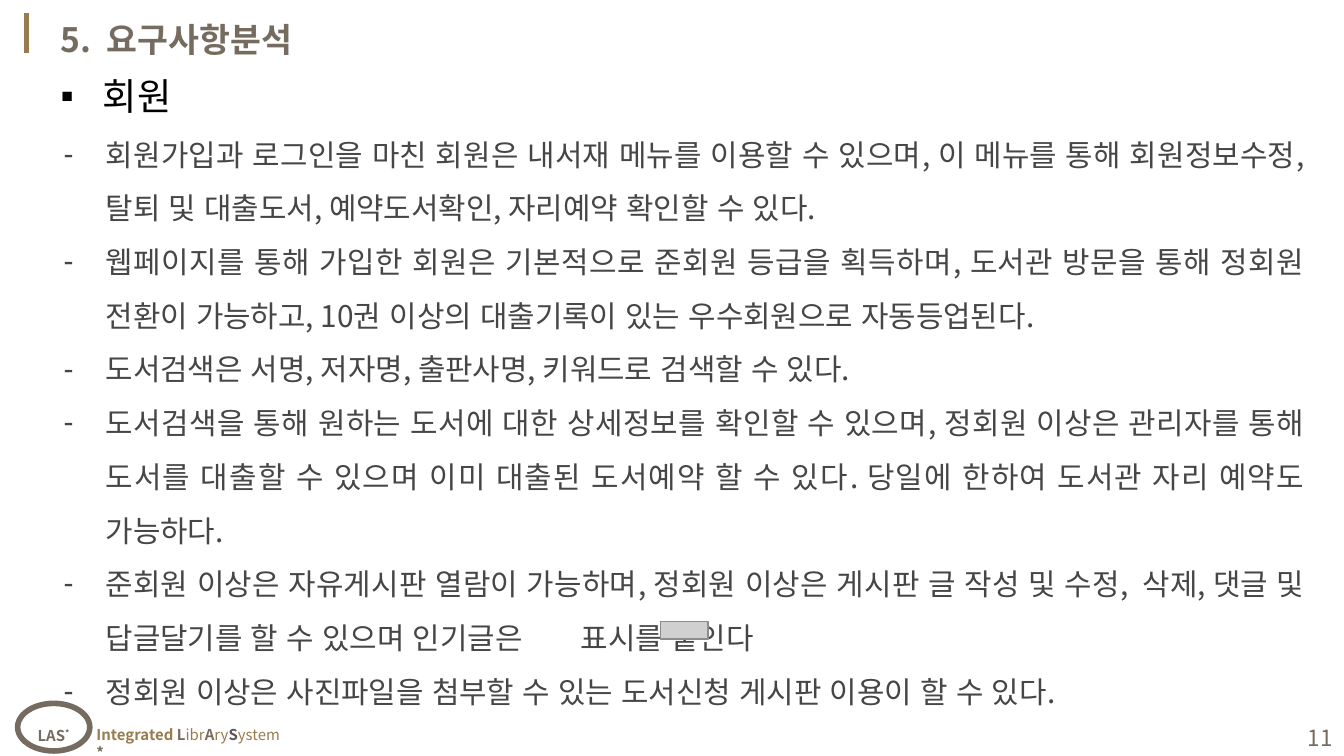
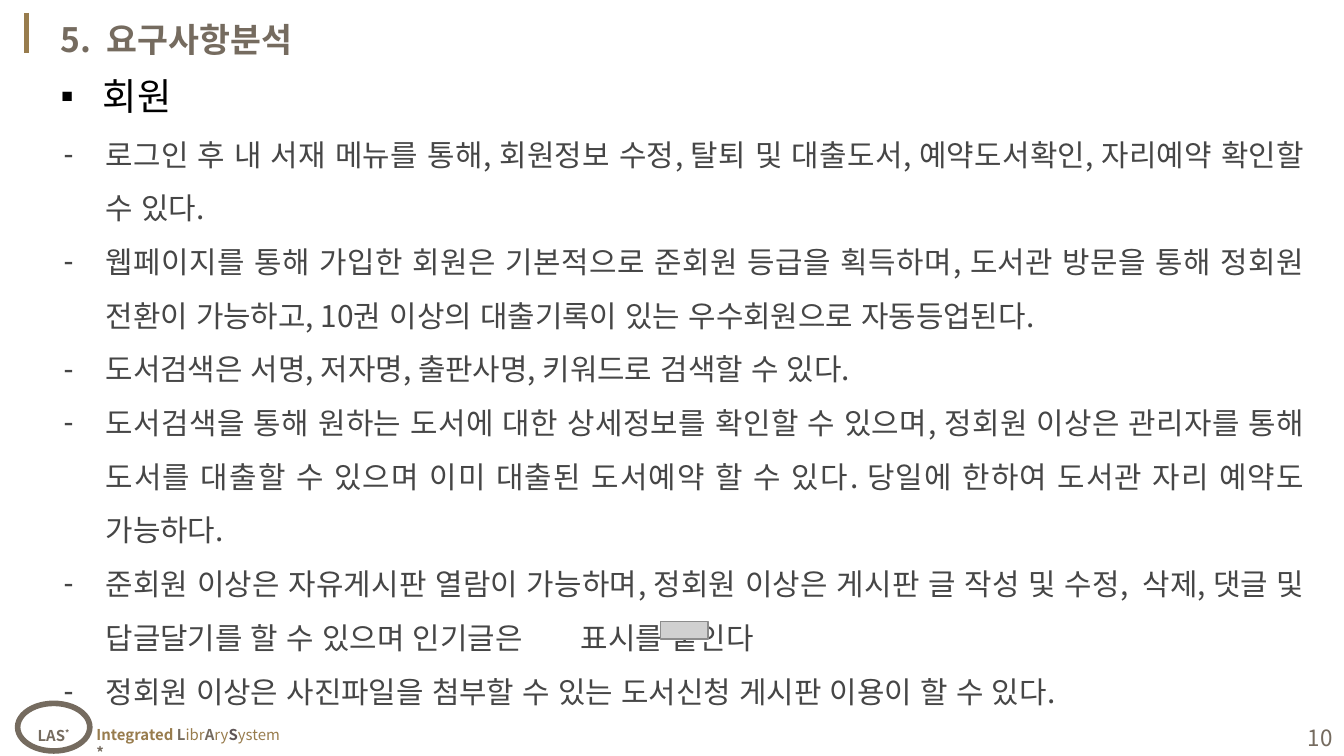
Before and after one commit to naradin711/webPro_ryu, a slide deck: slide 10 of note/07_1'st Project/sample_ver0624.pptx (slide 11 before the commit). Drawn at 1344x756 pixels with LibreOffice and Linux fonts; fonts in the diff are those of the drawing; grey boxes stand for pictures; background and template pictures are left out. Boxes give left, top, right and bottom in pixels: in the first picture for what was removed or moved away, otherwise in the second. Text is boxed around its words. In the diff, an @@ line names an element or a change of style, - is before the commit and + after.

```diff
--- a/note/07_1'st Project/sample_ver0624.pptx
+++ b/note/07_1'st Project/sample_ver0624.pptx
@@ text at [106, 141, 1304, 222]: text changed @@
-– 회원가입과 로그인을 마친 회원은 내서재 메뉴를 이용할 수 있으며, 이 메뉴를 통해 회원정보수정, 탈퇴 및 대출도서, 예약도서확인, 자리예약 확인할 수 있다.
+– 로그인 후 내 서재 메뉴를 통해, 회원정보 수정, 탈퇴 및 대출도서, 예약도서확인, 자리예약 확인할 수 있다.
@@ page number at [1308, 729, 1333, 746]: text changed @@
-11
+10
```
Also in this commit, not shown: 7 other slides changed, 11 slides added, 32 other files.
